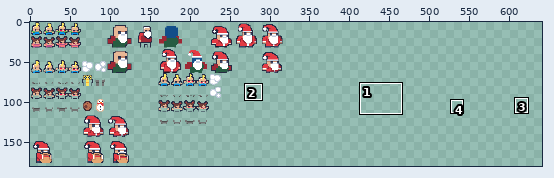
Two versions of one pixel-art file, Aseprite/wip.aseprite. Above: a wide view before the commit, with the close-up outlined.
Close-up. Before the edit:
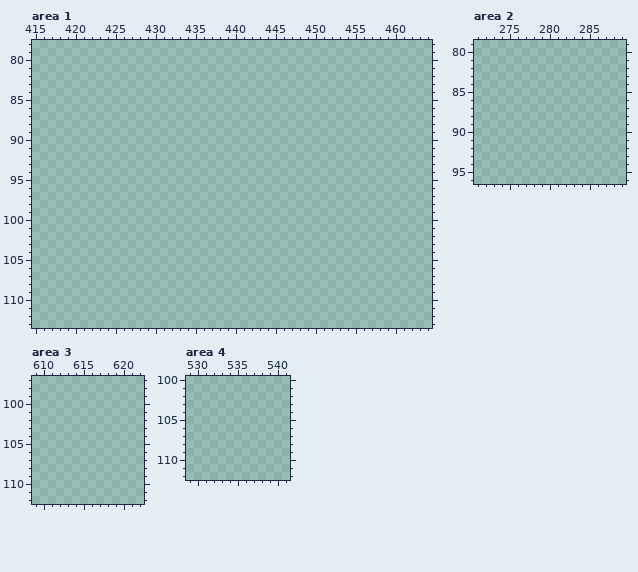
800x800 pixels, 1 frame. Shown: area 1: x 415..464, y 78..113; area 2: x 271..289, y 79..96; area 3: x 609..622, y 97..112; area 4: x 529..541, y 100..112. The wide view leaves out empty margins. The commit also changed other parts of the picture, which this record leaves out.
Visible layers, top first: "Layer 3", "Layer 2", "Layer 1".
Palette (. is transparent): 
New version:
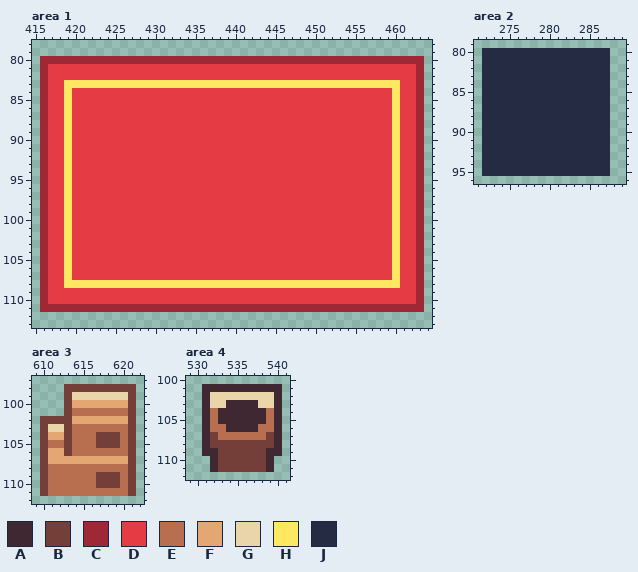
Colours new in this view: A #3f2832  B #743f39  C #9e2835  D #e43b44  E #b86f50  F #e4a672  G #ead4aa  H #fee761  J #262b44
Change:
Changed rows in their new state; - is an unchanged pixel.
Area 1, layer "Layer 1":
first column x 416:
 80 CCCCCCCCCCCCCCCCCCCCCCCCCCCCCCCCCCCCCCCCCCCCCCCC
 81 CDDDDDDDDDDDDDDDDDDDDDDDDDDDDDDDDDDDDDDDDDDDDDDC
 82 CDDDDDDDDDDDDDDDDDDDDDDDDDDDDDDDDDDDDDDDDDDDDDDC
 83 CDDHHHHHHHHHHHHHHHHHHHHHHHHHHHHHHHHHHHHHHHHHHDDC
 84 CDDHDDDDDDDDDDDDDDDDDDDDDDDDDDDDDDDDDDDDDDDDHDDC
 85 CDDHDDDDDDDDDDDDDDDDDDDDDDDDDDDDDDDDDDDDDDDDHDDC
 86 CDDHDDDDDDDDDDDDDDDDDDDDDDDDDDDDDDDDDDDDDDDDHDDC
 87 CDDHDDDDDDDDDDDDDDDDDDDDDDDDDDDDDDDDDDDDDDDDHDDC
 88 CDDHDDDDDDDDDDDDDDDDDDDDDDDDDDDDDDDDDDDDDDDDHDDC
 89 CDDHDDDDDDDDDDDDDDDDDDDDDDDDDDDDDDDDDDDDDDDDHDDC
 90 CDDHDDDDDDDDDDDDDDDDDDDDDDDDDDDDDDDDDDDDDDDDHDDC
 91 CDDHDDDDDDDDDDDDDDDDDDDDDDDDDDDDDDDDDDDDDDDDHDDC
 92 CDDHDDDDDDDDDDDDDDDDDDDDDDDDDDDDDDDDDDDDDDDDHDDC
 93 CDDHDDDDDDDDDDDDDDDDDDDDDDDDDDDDDDDDDDDDDDDDHDDC
 94 CDDHDDDDDDDDDDDDDDDDDDDDDDDDDDDDDDDDDDDDDDDDHDDC
 95 CDDHDDDDDDDDDDDDDDDDDDDDDDDDDDDDDDDDDDDDDDDDHDDC
 96 CDDHDDDDDDDDDDDDDDDDDDDDDDDDDDDDDDDDDDDDDDDDHDDC
 97 CDDHDDDDDDDDDDDDDDDDDDDDDDDDDDDDDDDDDDDDDDDDHDDC
 98 CDDHDDDDDDDDDDDDDDDDDDDDDDDDDDDDDDDDDDDDDDDDHDDC
 99 CDDHDDDDDDDDDDDDDDDDDDDDDDDDDDDDDDDDDDDDDDDDHDDC
100 CDDHDDDDDDDDDDDDDDDDDDDDDDDDDDDDDDDDDDDDDDDDHDDC
101 CDDHDDDDDDDDDDDDDDDDDDDDDDDDDDDDDDDDDDDDDDDDHDDC
102 CDDHDDDDDDDDDDDDDDDDDDDDDDDDDDDDDDDDDDDDDDDDHDDC
103 CDDHDDDDDDDDDDDDDDDDDDDDDDDDDDDDDDDDDDDDDDDDHDDC
104 CDDHDDDDDDDDDDDDDDDDDDDDDDDDDDDDDDDDDDDDDDDDHDDC
105 CDDHDDDDDDDDDDDDDDDDDDDDDDDDDDDDDDDDDDDDDDDDHDDC
106 CDDHDDDDDDDDDDDDDDDDDDDDDDDDDDDDDDDDDDDDDDDDHDDC
107 CDDHDDDDDDDDDDDDDDDDDDDDDDDDDDDDDDDDDDDDDDDDHDDC
108 CDDHHHHHHHHHHHHHHHHHHHHHHHHHHHHHHHHHHHHHHHHHHDDC
109 CDDDDDDDDDDDDDDDDDDDDDDDDDDDDDDDDDDDDDDDDDDDDDDC
110 CDDDDDDDDDDDDDDDDDDDDDDDDDDDDDDDDDDDDDDDDDDDDDDC
111 CCCCCCCCCCCCCCCCCCCCCCCCCCCCCCCCCCCCCCCCCCCCCCCC
Area 2, layer "Layer 1":
first column x 272:
80 JJJJJJJJJJJJJJJJ
81 JJJJJJJJJJJJJJJJ
82 JJJJJJJJJJJJJJJJ
83 JJJJJJJJJJJJJJJJ
84 JJJJJJJJJJJJJJJJ
85 JJJJJJJJJJJJJJJJ
86 JJJJJJJJJJJJJJJJ
87 JJJJJJJJJJJJJJJJ
88 JJJJJJJJJJJJJJJJ
89 JJJJJJJJJJJJJJJJ
90 JJJJJJJJJJJJJJJJ
91 JJJJJJJJJJJJJJJJ
92 JJJJJJJJJJJJJJJJ
93 JJJJJJJJJJJJJJJJ
94 JJJJJJJJJJJJJJJJ
95 JJJJJJJJJJJJJJJJ
Area 3, layer "Layer 1":
first column x 610:
 98 ---BBBBBBBBB
 99 ---BGGGGGGGB
100 ---BFFFFFFFB
101 ---BEEEEEEEB
102 BBBBFFFFFFFB
103 BGGBEEEEEEEB
104 BFFBEEEBBBEB
105 BEEBEEEBBBEB
106 BFFBEEEEEEEB
107 BFFFFFFFFFFB
108 BEEEEEEEEEEB
109 BEEEEEEBBBEB
110 BEEEEEEBBBEB
111 BEEEEEEEEEEB
Area 4, layer "Layer 1":
first column x 531:
101 AAAAAAAAAA
102 AGGGGGGGGA
103 AGGAAAAGGA
104 AEAAAAAAEA
105 AEAAAAAAEA
106 AEEAAAAEEA
107 ABEEEEEEBA
108 ABBBBBBBBA
109 AABBBBBBAA
110 -ABBBBBBA-
111 -ABBBBBBA-
Where, in picture pixels (left, top, right, bottom), the same in both close-ups:
added: (40, 56, 424, 312)
added: (482, 48, 610, 176)
added: (40, 384, 136, 496)
added: (202, 384, 282, 472)
